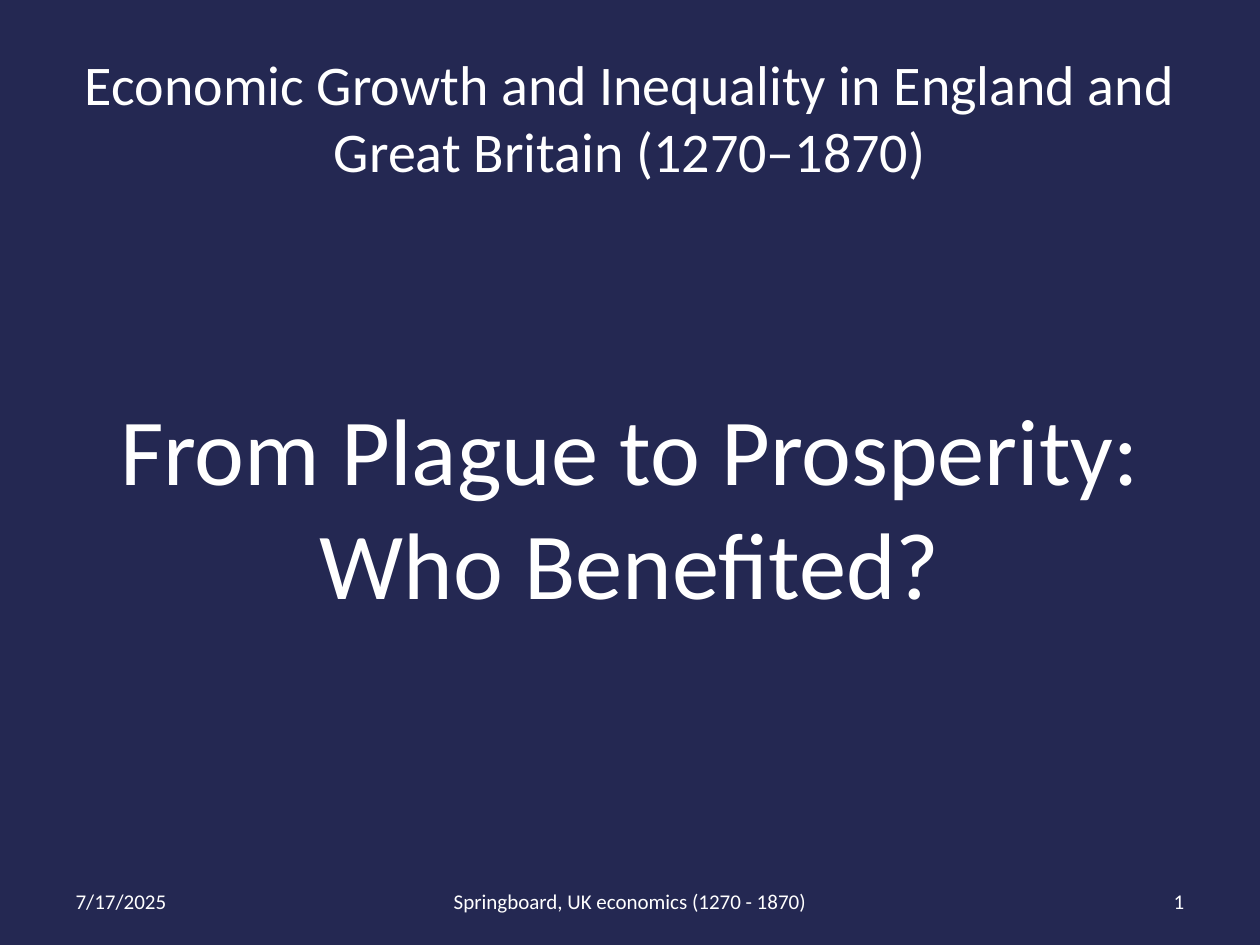
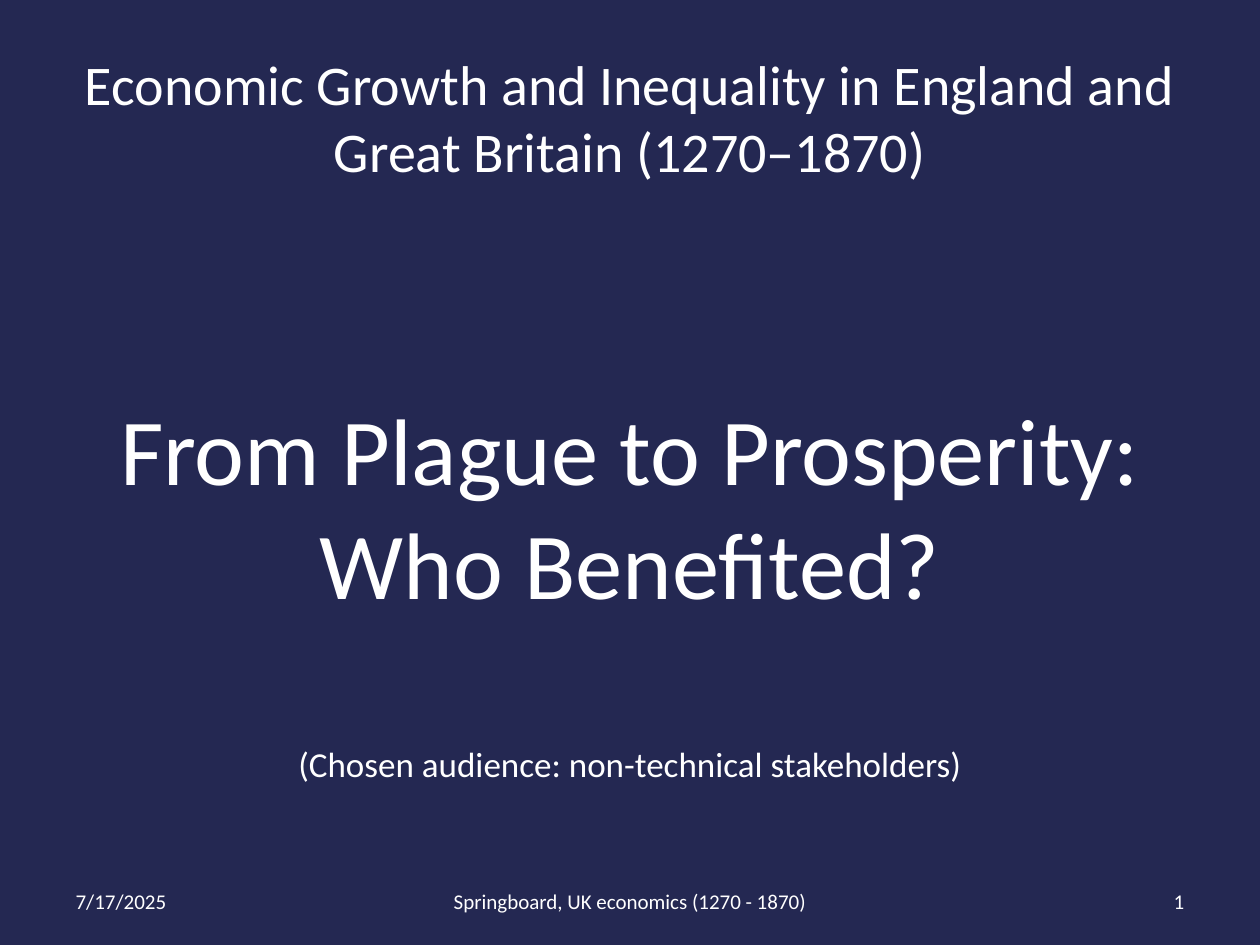
Before and after one commit to BenoitLoze1977/29.3_storytelling_casestudy, a slide deck: slide 1 of notebooks/29.3_ApplyStoryTelling_UKeconomics_BenoitLoze.pptx. Drawn at 1260x945 pixels with LibreOffice and Linux fonts; fonts in the diff are those of the drawing. Boxes give left, top, right and bottom in pixels: in the first picture for what was removed or moved away, otherwise in the second. Text is boxed around its words. In the diff, an @@ line names an element or a change of style, - is before the commit and + after.

```diff
--- a/notebooks/29.3_ApplyStoryTelling_UKeconomics_BenoitLoze.pptx
+++ b/notebooks/29.3_ApplyStoryTelling_UKeconomics_BenoitLoze.pptx
@@ text at box(298, 751, 961, 782): paragraph added @@
+(Chosen audience: non-technical stakeholders)
```
Also in this commit, not shown: 2 other files.
